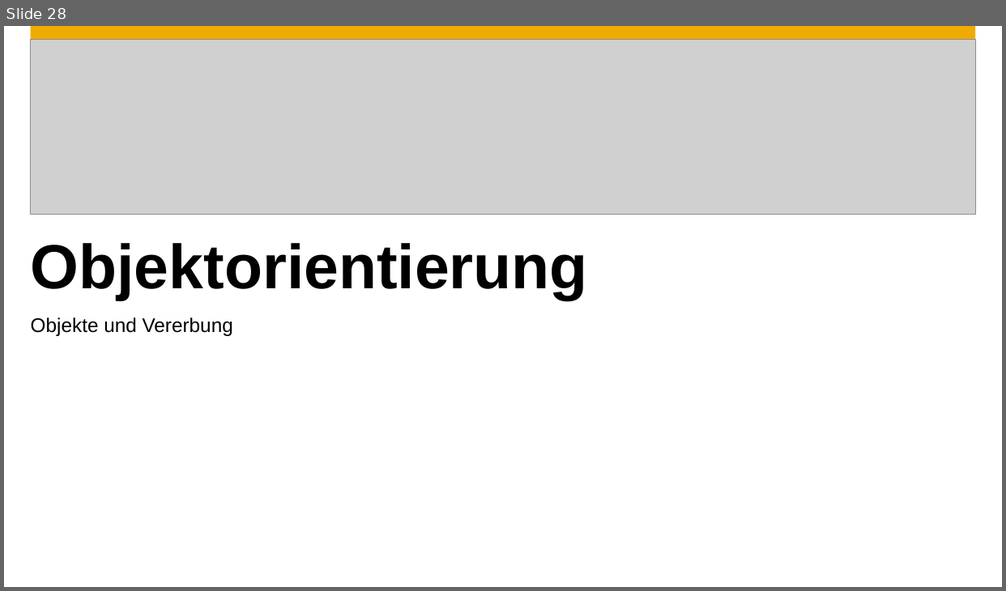
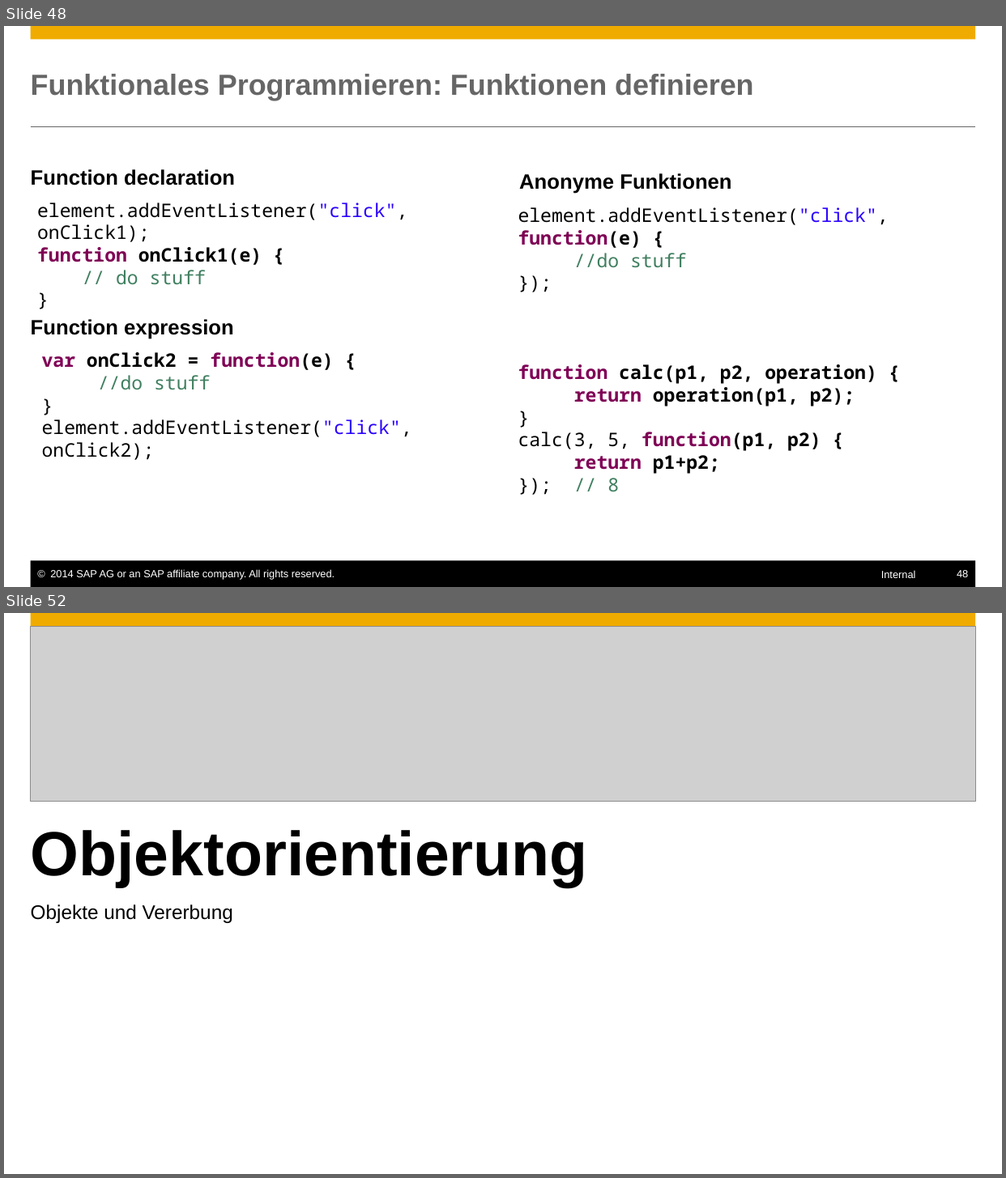
Before and after one commit to ofrendo/JSCrossCourse, a slide deck: JSCrosscourse.pptx. Shown one above the other, each under a label of ours: slide 28 before the commit, slides 48 and 52 after it; the slides between them are not shown. The pictures are 1006x591 and 1006x1178 pixels, drawn with LibreOffice and Linux fonts; fonts in the diff are those of the drawing; grey boxes stand for pictures; background and template pictures are left out. Boxes give left, top, right and bottom in pixels: in the first picture for what was removed or moved away, otherwise in the second. Text is boxed around its words. In the diff, an @@ line names an element or a change of style, - is before the commit and + after.

```diff
--- a/JSCrosscourse.pptx
+++ b/JSCrosscourse.pptx
@@ slide 48 added at (4,26,1002,587), background #FFFFFF; not listed: 1 template element that a slide beside it also shows @@
@@ title added at (31,74,753,101), 28 pt, text #666666, bold @@
+Funktionales Programmieren: Funktionen definieren
@@ line added from (30, 127) to (975, 127), #666666 0.5 pt @@
@@ text added at (31,169,235,339), 20 pt, text #000000, bold @@
+Function declaration
+Function expression
@@ text added at (519,173,731,194), 20 pt, text #000000, bold @@
+Anonyme Funktionen
@@ text added at (37,203,407,285), 18 pt, text #000000 @@
+element.addEventListener("click", onClick1);
+function onClick1(e) {
+// do stuff
+}
@@ text added at (518,207,889,492), 18 pt, text #000000, bold @@
+element.addEventListener("click", function(e) {
+//do stuff
+});
+function calc(p1, p2, operation) {
+return operation(p1, p2);
+}
+calc(3, 5, function(p1, p2) {
+return p1+p2;
+}); // 8
@@ text added at (42,352,412,437), 18 pt, text #000000 @@
+var onClick2 = function(e) {
+//do stuff
+}
+element.addEventListener("click", onClick2);
@@ rectangle added at (30,561,975,587), fill #000000 @@
@@ text added at (50,570,334,580), 10 pt, text #FFFFFF @@
+© 2014 SAP AG or an SAP affiliate company. All rights reserved.
@@ text added at (881,570,916,578), 10 pt, text #FFFFFF @@
+Internal
@@ page number added at (957,570,968,578), 10 pt, text #FFFFFF @@
+48
@@ what was slide 28 is now slide 52 @@
```
Also in this commit, not shown: 1 slide changed, 23 other slides added, 1 other file.
